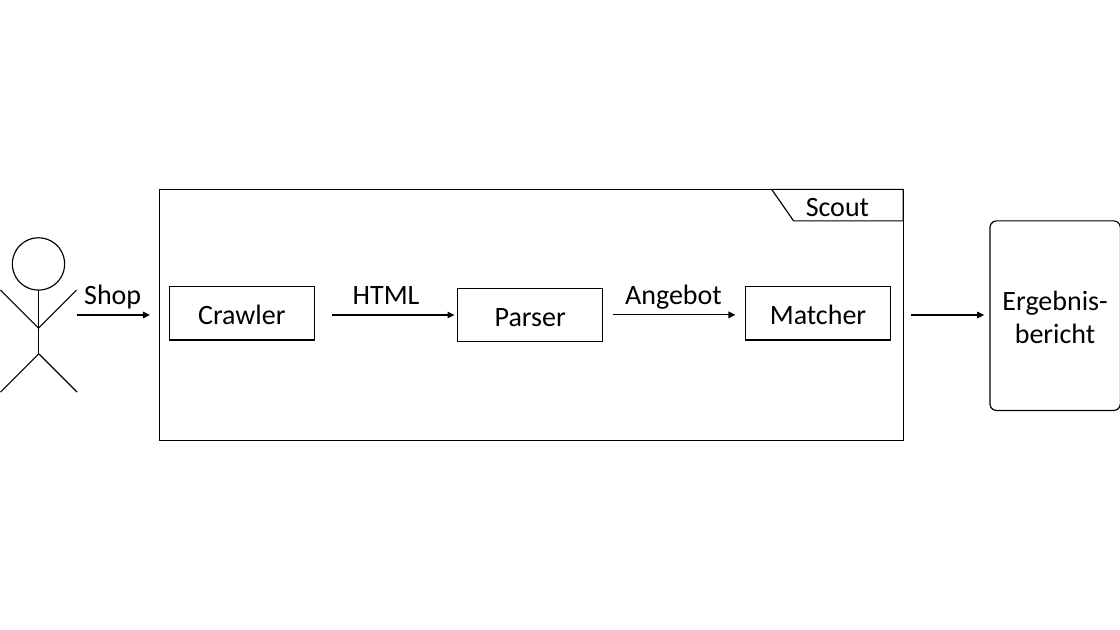
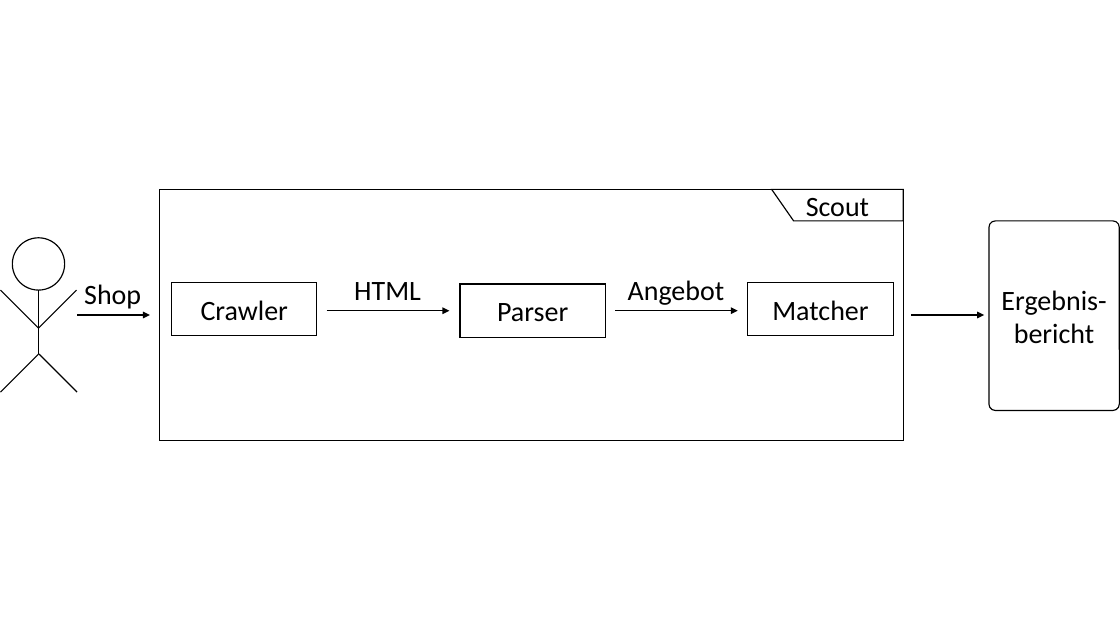
Before and after one commit to deeps96/Bachelorarbeit, a slide deck: slide 1 of src/resources/Datenfluss-Gesamt-Grob.pptx. Drawn at 1120x630 pixels with LibreOffice and Linux fonts; fonts in the diff are those of the drawing. Boxes give left, top, right and bottom in pixels: in the first picture for what was removed or moved away, otherwise in the second. Text is boxed around its words. In the diff, an @@ line names an element or a change of style, - is before the commit and + after.

```diff
--- a/src/resources/Datenfluss-Gesamt-Grob.pptx
+++ b/src/resources/Datenfluss-Gesamt-Grob.pptx
@@ rectangle "Matcher": place and size @@
-rectangle "Matcher" at [745, 287, 891, 340]
+rectangle "Matcher" at [748, 282, 893, 335]
@@ arrow moved from (332, 315) - (455, 315) to (327, 311) - (450, 311) @@
@@ 2 rectangles, 2 texts, 1 arrow: place and size @@
-2 rectangles, 2 texts, 1 arrow at [169, 284, 735, 341]
+2 rectangles, 2 texts, 1 arrow at [171, 280, 738, 337]
```
Also in this commit, not shown: 1 other file.
